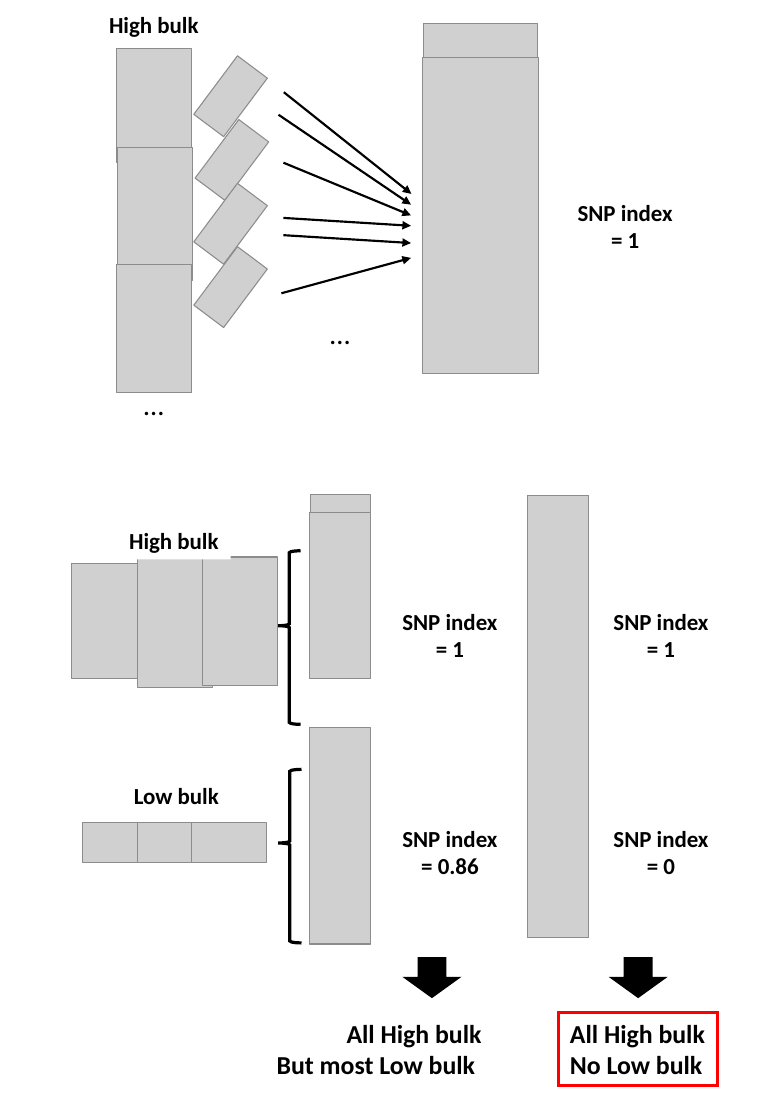
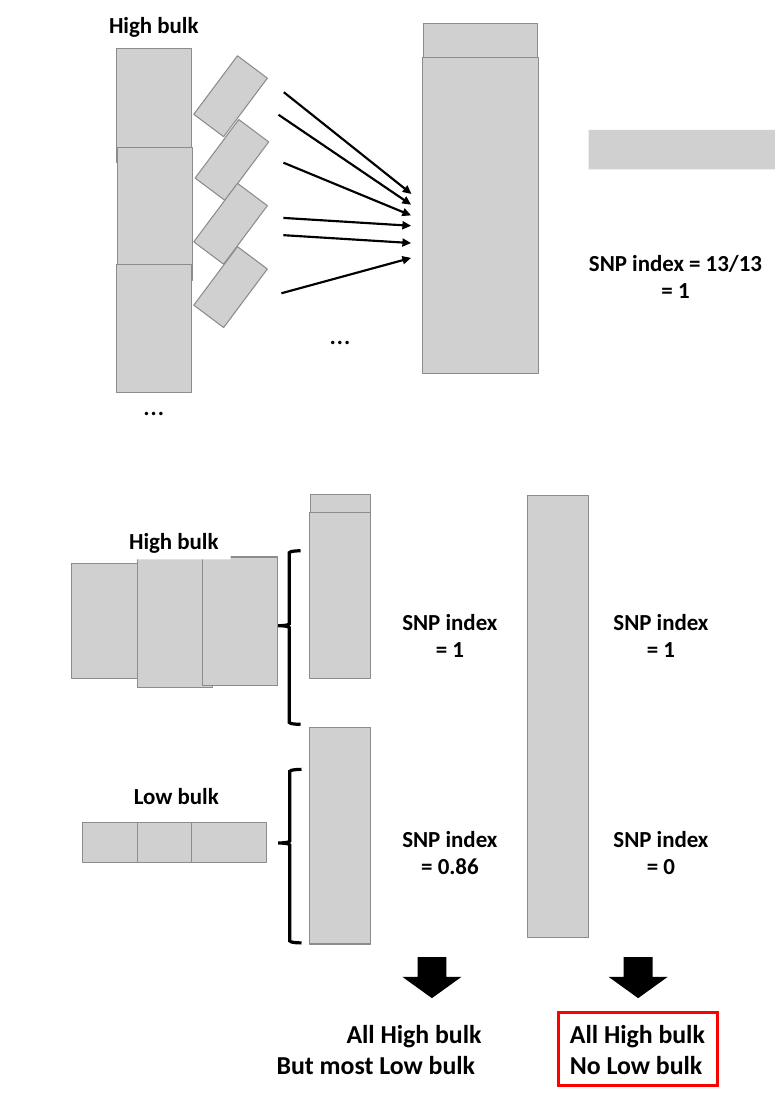
Before and after one commit to slt666666/FAO_lecture, a slide deck: slide 19 of FAO_2024/mutmapqtlseq.pptx. Drawn at 775x1120 pixels with LibreOffice and Linux fonts; fonts in the diff are those of the drawing; grey boxes stand for pictures. Boxes give left, top, right and bottom in pixels: in the first picture for what was removed or moved away, otherwise in the second. Text is boxed around its words. In the diff, an @@ line names an element or a change of style, - is before the commit and + after.

```diff
--- a/FAO_2024/mutmapqtlseq.pptx
+++ b/FAO_2024/mutmapqtlseq.pptx
@@ picture added at (x1=589, y1=130, x2=775, y2=169) @@
@@ text at (x1=589, y1=255, x2=762, y2=298): text changed @@
-SNP index
-= 1
+SNP index = 13/13 = 1
```
Also in this commit, not shown: 1 other file.
